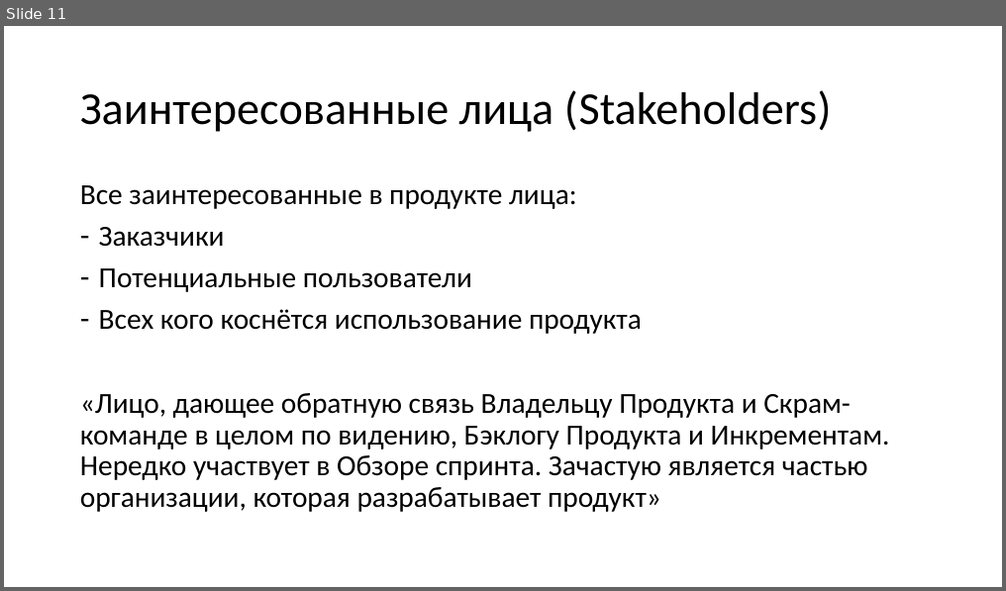
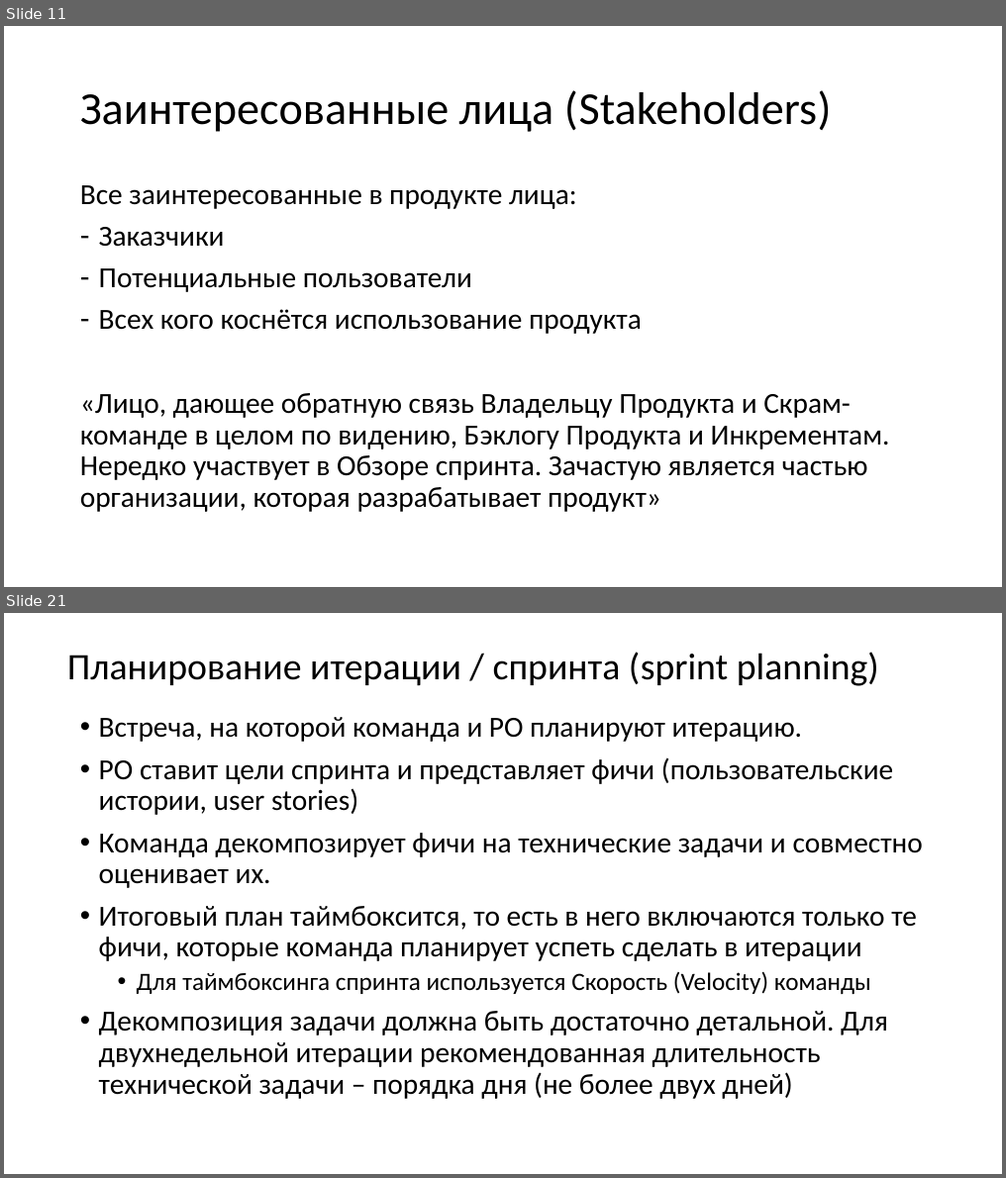
Before and after one commit to xtrueman/soft_dev_mgmt_course, a slide deck: slides/01-SCRUM.pptx. Shown one above the other, each under a label of ours: slide 11 before the commit, slides 11 and 21 after it; the slides between them are not shown. The pictures are 1006x591 and 1006x1178 pixels, drawn with LibreOffice and Linux fonts; fonts in the diff are those of the drawing. Boxes give left, top, right and bottom in pixels: in the first picture for what was removed or moved away, otherwise in the second. Text is boxed around its words. In the diff, an @@ line names an element or a change of style, - is before the commit and + after.

```diff
--- a/slides/01-SCRUM.pptx
+++ b/slides/01-SCRUM.pptx
@@ slide 21 added at [4, 613, 1002, 1174], background #FFFFFF @@
@@ title added at [67, 652, 879, 686], 36 pt, text #000000 @@
+Планирование итерации / спринта (sprint planning)
@@ text added at [99, 717, 923, 1099], 28 pt, text #000000 @@
+• Встреча, на которой команда и PO планируют итерацию.
+• PO ставит цели спринта и представляет фичи (пользовательские истории, user stories)
+• Команда декомпозирует фичи на технические задачи и совместно оценивает их.
+• Итоговый план таймбоксится, то есть в него включаются только те фичи, которые команда планирует успеть сделать в итерации
+  • Для таймбоксинга спринта используется Скорость (Velocity) команды
+• Декомпозиция задачи должна быть достаточно детальной. Для двухнедельной итерации рекомендованная длительность технической задачи – порядка дня (не более двух дней)
```
Also in this commit, not shown: 2 slides changed, 11 other slides added, 6 other files.
